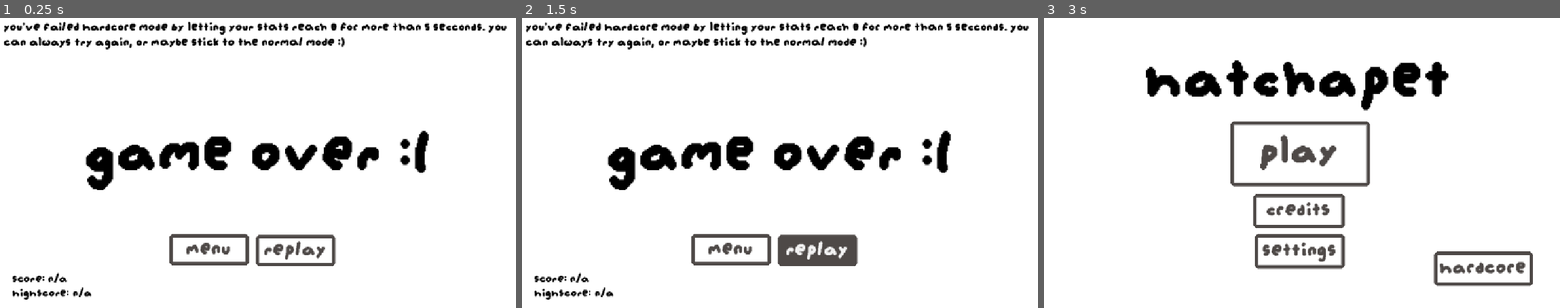
Above: before the commit, frames 1-3 (left to right).
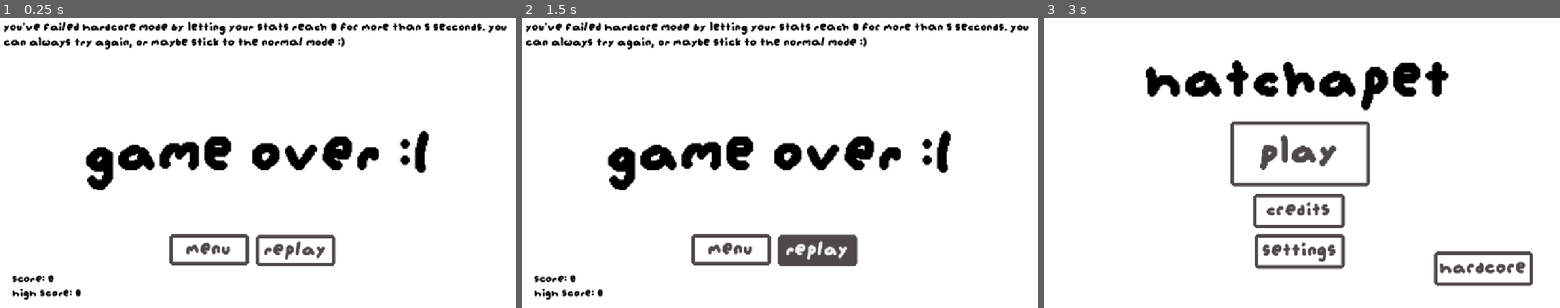
Above: after the commit, the same moments.

Repository: smallzdev/Tomagotchi-game
Game: Godot game, scene res://scenes/menus/hardcore_gameover.tscn
The game is run twice, just before and just after one commit, with the same random seed, the same clock (stepped at 60 frames per second) and the same inputs. This scene is started directly instead of the project's main scene.
Inputs:
- Up to frame 1 (0.25 s): no input
- Up to frame 2 (1.5 s): click "replay" at 0.5 s; click "replay" at 1.25 s
- Up to frame 3 (3 s): click "replay" at 2 s; click "menu" at 2.75 s

The runs differ from the first frame. In frame 1, 0.3% of the frame differs, in the area x 7-18%, y 87-97%; in frame 2, 0.3%; in frame 3, nothing differs.
Error before the commit: Invalid access to property or key 'score' on a base object of type 'Node (global.gd)'. (res://scenes/menus/hardcore_game_over.gd:7)

Commit message:
Game breaking bug fix
Fixed a game breaking bug rq

Diff:
--- a/scenes/menus/hardcore_game_over.gd
+++ b/scenes/menus/hardcore_game_over.gd
@@ -1,8 +1,8 @@
 extends Label
 
+@onready var scoreLabel = $"."
 
 # Called when the node enters the scene tree for the first time.
 func _ready() -> void:
-	var scoreLabel = $"."
-	scoreLabel.text = "Score: " + str(Global.score) + "
+	scoreLabel.text = "Score: " + str(Global.hardcoreTimer) + "
 	High Score: " + str(Global.hardcoreHighScore)
